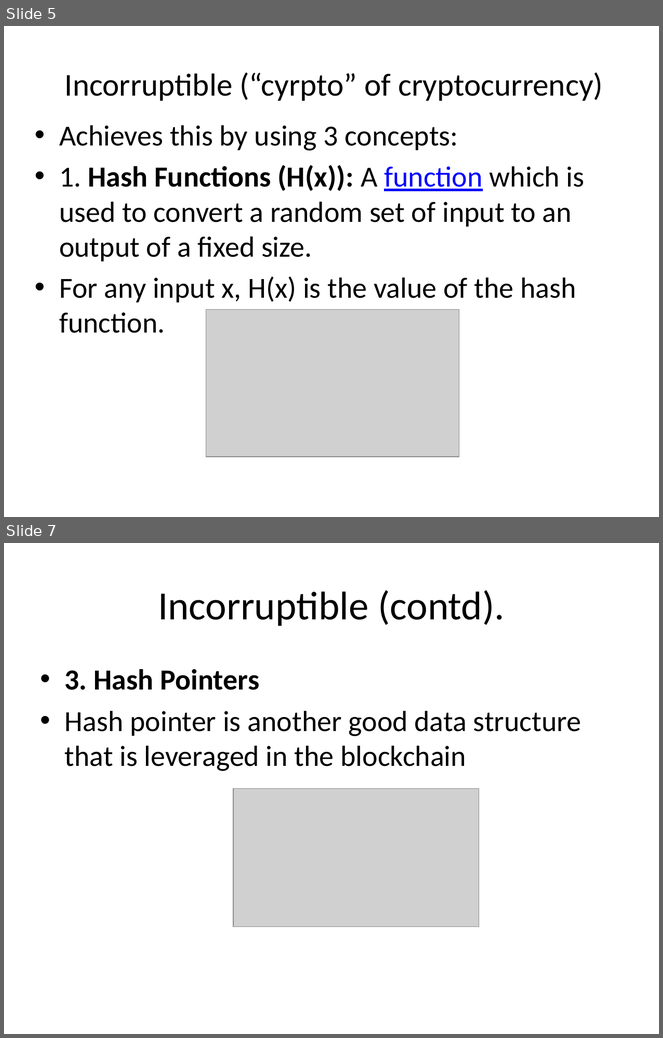
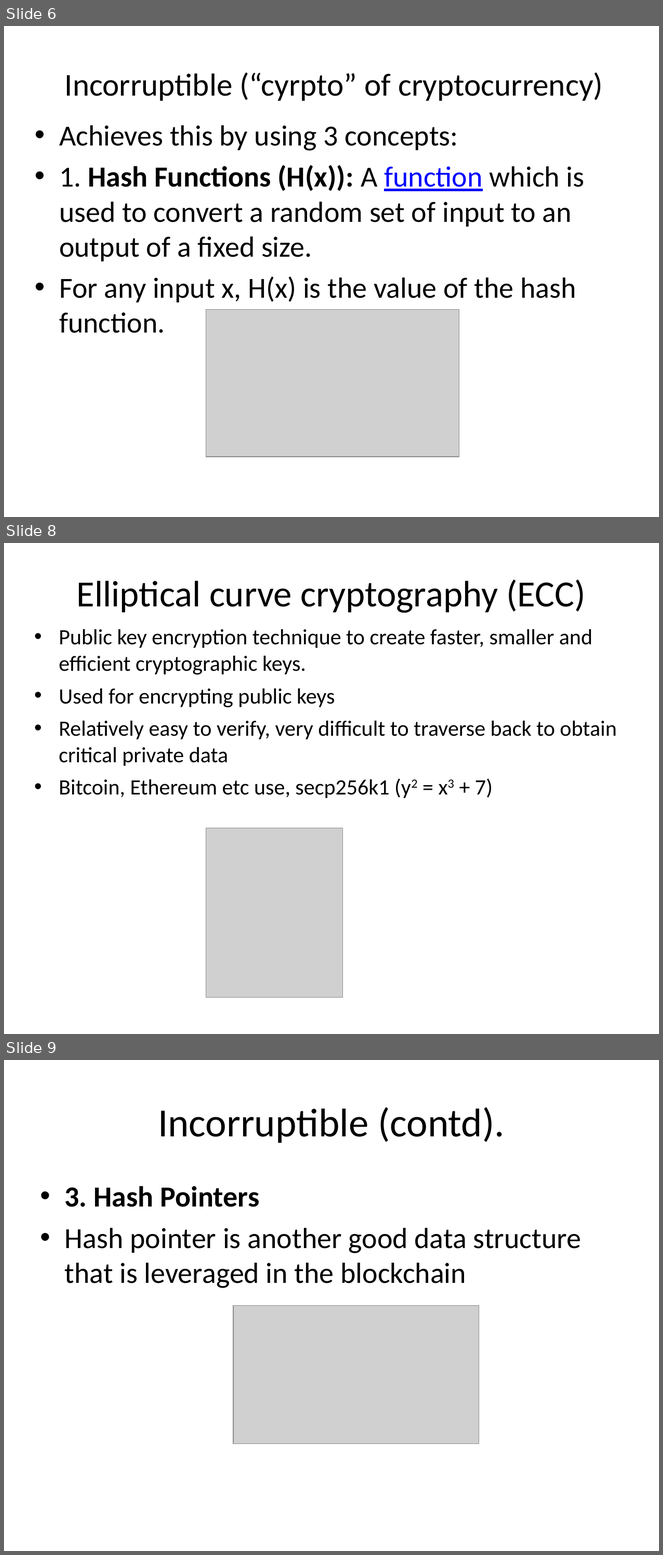
Before and after one commit to pkankipati/myblockchain, a slide deck: docs/Build a private blockchain.pptx. Shown one above the other, each under a label of ours: slides 5 and 7 before the commit, slides 6, 8 and 9 after it; the slides between them are not shown. The pictures are 663x1038 and 663x1555 pixels, drawn with LibreOffice and Linux fonts; fonts in the diff are those of the drawing; grey boxes stand for pictures. Boxes give left, top, right and bottom in pixels: in the first picture for what was removed or moved away, otherwise in the second. Text is boxed around its words. In the diff, an @@ line names an element or a change of style, - is before the commit and + after.

```diff
--- a/docs/Build a private blockchain.pptx
+++ b/docs/Build a private blockchain.pptx
@@ slide 8 added at box(4, 543, 659, 1034), background #FFFFFF @@
@@ title added at box(77, 579, 585, 613), 40.5 pt, text #000000 @@
+Elliptical curve cryptography (ECC)
@@ text added at box(59, 629, 617, 798), 24 pt, text #000000 @@
+• Public key encryption technique to create faster, smaller and efficient cryptographic keys.
+• Used for encrypting public keys
+• Relatively easy to verify, very difficult to traverse back to obtain critical private data
+• Bitcoin, Ethereum etc use, secp256k1 (y2 = x3 + 7)
@@ picture added at box(206, 828, 343, 997) @@
@@ what was slide 5 is now slide 6 @@
@@ what was slide 7 is now slide 9 @@
```
Also in this commit, not shown: 6 slides changed, 1 other slide added, 3 other files.
